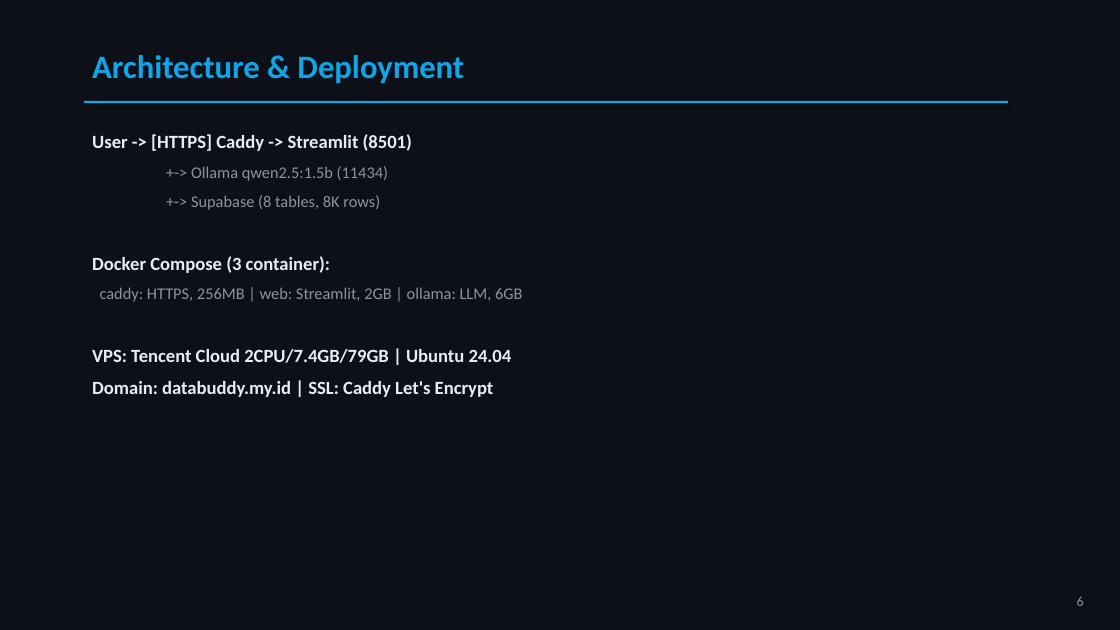
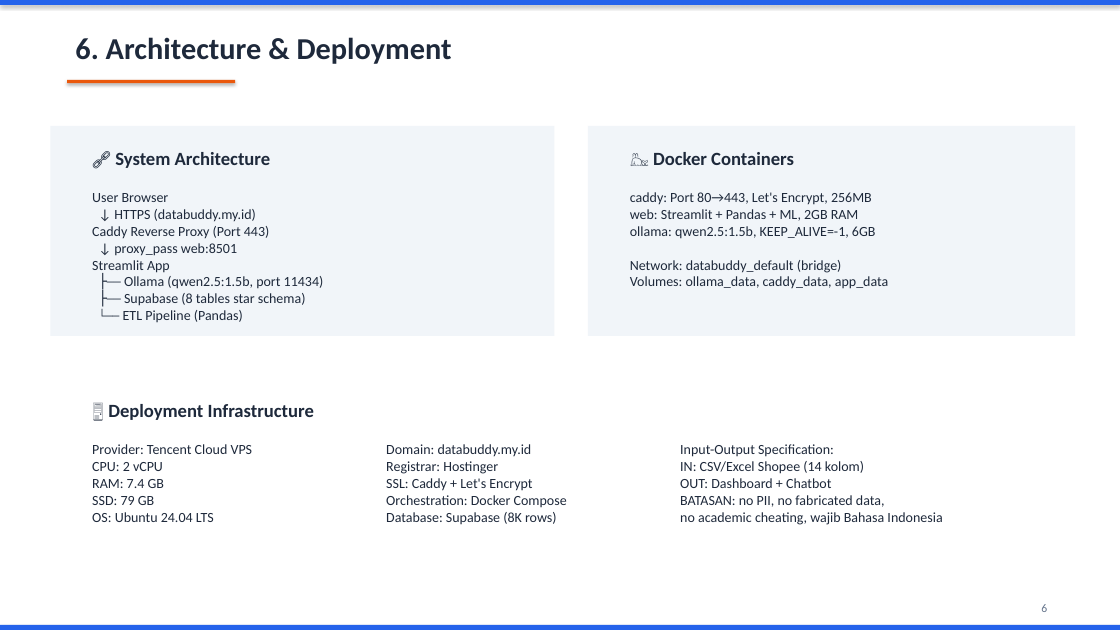
Before and after one commit to bakadenir/databuddy, a slide deck: slide 6 of Presentasi_UAS_AI04_DataBuddy.pptx. Drawn at 1120x630 pixels with LibreOffice and Linux fonts; fonts in the diff are those of the drawing. Boxes give left, top, right and bottom in pixels: in the first picture for what was removed or moved away, otherwise in the second. Text is boxed around its words. In the diff, an @@ line names an element or a change of style, - is before the commit and + after.

Commit message:
feat: redesign PPT with white background, card layout, 12 slides

```diff
--- a/Presentasi_UAS_AI04_DataBuddy.pptx
+++ b/Presentasi_UAS_AI04_DataBuddy.pptx
@@ background #0D1117 to #FFFFFF @@
@@ rectangle added at bbox=[0, 0, 1120, 5], fill #2563EB @@
@@ text at bbox=[75, 37, 452, 64]: text changed; size 28 to 26 pt; text colour #0EA5E9 to #1E293B @@
-Architecture & Deployment
+6. Architecture & Deployment
@@ rectangle added at bbox=[67, 80, 235, 83], fill #EA580C @@
@@ rectangle added at bbox=[50, 126, 555, 336], fill #F1F5F9 @@
@@ text removed at bbox=[92, 134, 522, 397] @@
-User -> [HTTPS] Caddy -> Streamlit (8501)
-+-> Ollama qwen2.5:1.5b (11434)
-+-> Supabase (8 tables, 8K rows)
-Docker Compose (3 container):
-caddy: HTTPS, 256MB | web: Streamlit, 2GB | ollama: LLM, 6GB
-VPS: Tencent Cloud 2CPU/7.4GB/79GB | Ubuntu 24.04
-Domain: databuddy.my.id | SSL: Caddy Let's Encrypt
@@ rectangle added at bbox=[588, 126, 1075, 336], fill #F1F5F9 @@
@@ text added at bbox=[115, 152, 271, 168], 16 pt, text #1E293B, bold @@
+🔗 System Architecture
@@ text added at bbox=[653, 152, 794, 165], 16 pt, text #1E293B, bold @@
+🐳 Docker Containers
@@ text added at bbox=[92, 193, 324, 322], 12 pt, text #1E293B @@
+User Browser
+↓ HTTPS (databuddy.my.id)
+Caddy Reverse Proxy (Port 443)
+↓ proxy_pass web:8501
+Streamlit App
+├── Ollama (qwen2.5:1.5b, port 11434)
+├── Supabase (8 tables star schema)
+└── ETL Pipeline (Pandas)
@@ text added at bbox=[630, 192, 888, 289], 12 pt, text #1E293B @@
+caddy: Port 80→443, Let's Encrypt, 256MB
+web: Streamlit + Pandas + ML, 2GB RAM
+ollama: qwen2.5:1.5b, KEEP_ALIVE=-1, 6GB
+Network: databuddy_default (bridge)
+Volumes: ollama_data, caddy_data, app_data
@@ rectangle added at bbox=[50, 378, 1067, 588], fill #FFFFFF @@
@@ text added at bbox=[108, 404, 314, 420], 16 pt, text #1E293B, bold @@
+🖥️ Deployment Infrastructure
@@ text added at bbox=[92, 444, 253, 522], 12 pt, text #1E293B @@
+Provider: Tencent Cloud VPS
+CPU: 2 vCPU
+RAM: 7.4 GB
+SSD: 79 GB
+OS: Ubuntu 24.04 LTS
@@ text added at bbox=[386, 444, 567, 524], 12 pt, text #1E293B @@
+Domain: databuddy.my.id
+Registrar: Hostinger
+SSL: Caddy + Let's Encrypt
+Orchestration: Docker Compose
+Database: Supabase (8K rows)
@@ text added at bbox=[680, 444, 942, 525], 12 pt, text #1E293B @@
+Input-Output Specification:
+IN: CSV/Excel Shopee (14 kolom)
+OUT: Dashboard + Chatbot
+BATASAN: no PII, no fabricated data,
+no academic cheating, wajib Bahasa Indonesia
@@ text "6": place and size @@
-text "6" at bbox=[1077, 596, 1084, 606]
+text "6" at bbox=[1041, 604, 1047, 612]
@@ text "6" at bbox=[1041, 604, 1047, 612]: size 12 to 10 pt, text colour #8B949E to #64748B; alignment right to left @@
@@ rectangle: place and size @@
-rectangle at bbox=[84, 101, 1008, 103]
+rectangle at bbox=[0, 625, 1120, 630]
@@ rectangle at bbox=[0, 625, 1120, 630]: fill #0EA5E9 to #2563EB @@
```
Also in this commit, not shown: 11 other slides changed.
